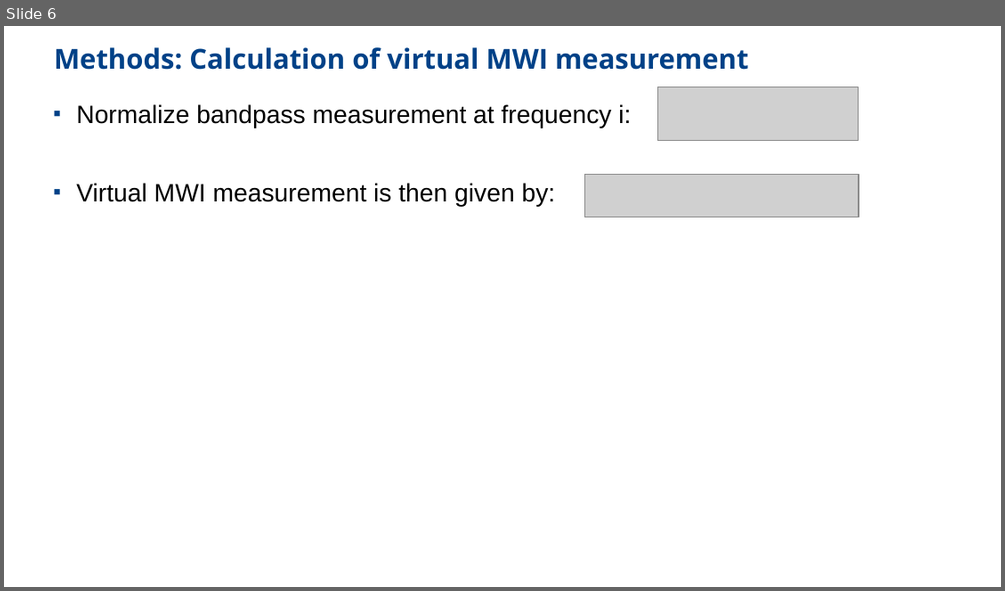
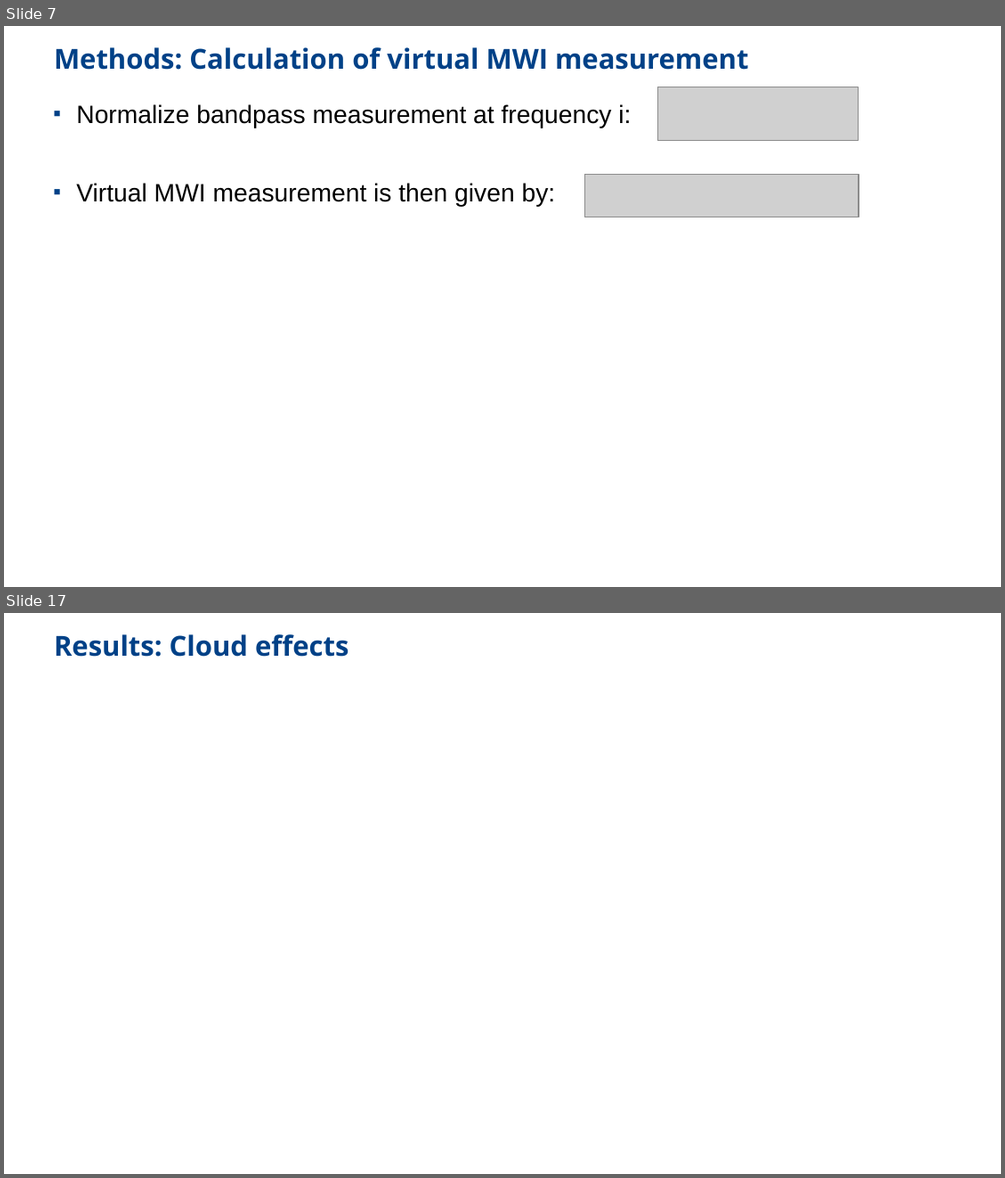
Before and after one commit to nrisse/mwi-srf183, a slide deck: bandpass_presentation.odp. Shown one above the other, each under a label of ours: slide 6 before the commit, slides 7 and 17 after it; the slides between them are not shown. The pictures are 1005x591 and 1005x1178 pixels, drawn with LibreOffice and Linux fonts; fonts in the diff are those of the drawing; grey boxes stand for pictures. Boxes give left, top, right and bottom in pixels: in the first picture for what was removed or moved away, otherwise in the second. Text is boxed around its words. In the diff, an @@ line names an element or a change of style, - is before the commit and + after.

```diff
--- a/bandpass_presentation.odp
+++ b/bandpass_presentation.odp
@@ slide 17 added at (4,613,1001,1174), background #FFFFFF @@
@@ title added at (54,634,348,657), 22 pt, text #004187, bold @@
+Results: Cloud effects
@@ what was slide 6 is now slide 7 @@
```
Also in this commit, not shown: 1 slide changed, 14 other slides added, 1 slide removed, 6 other files.
